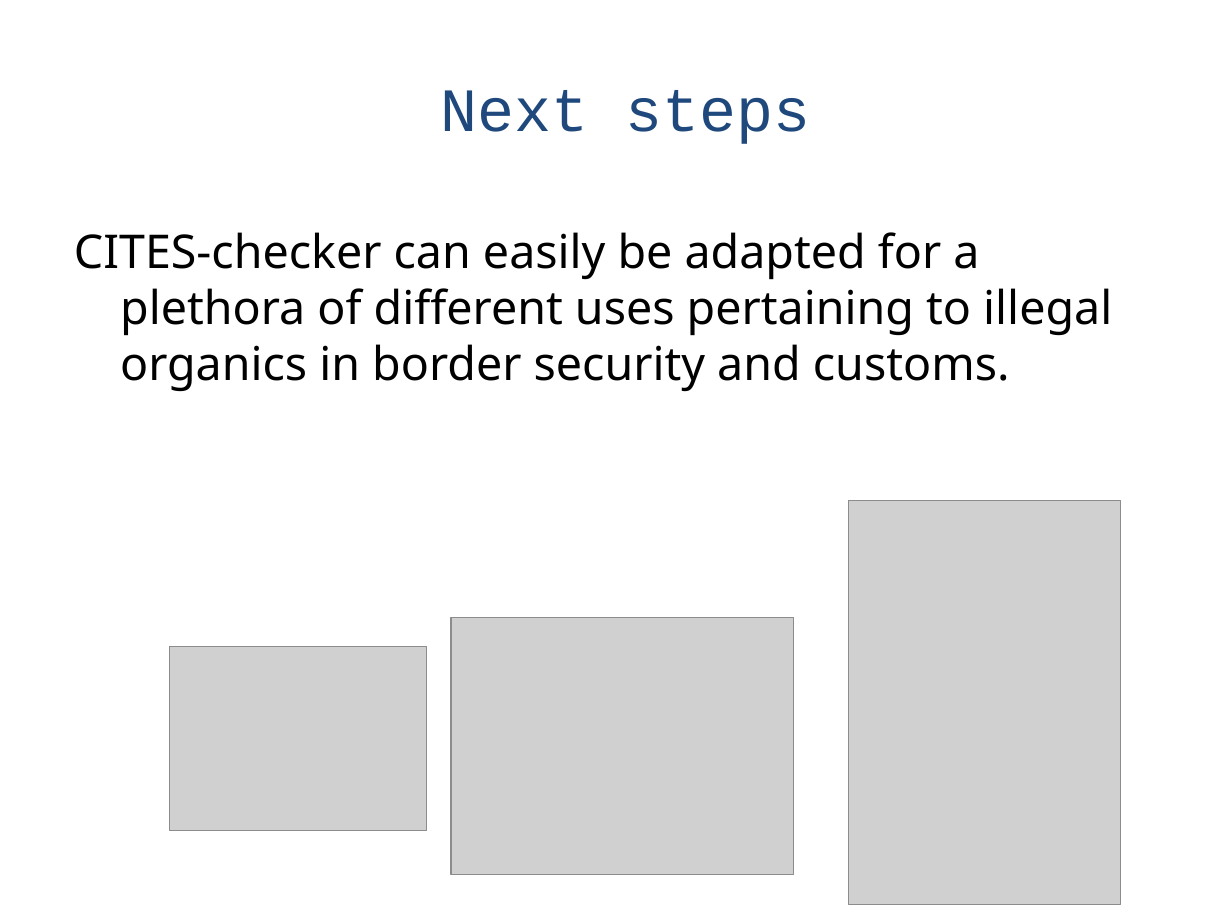
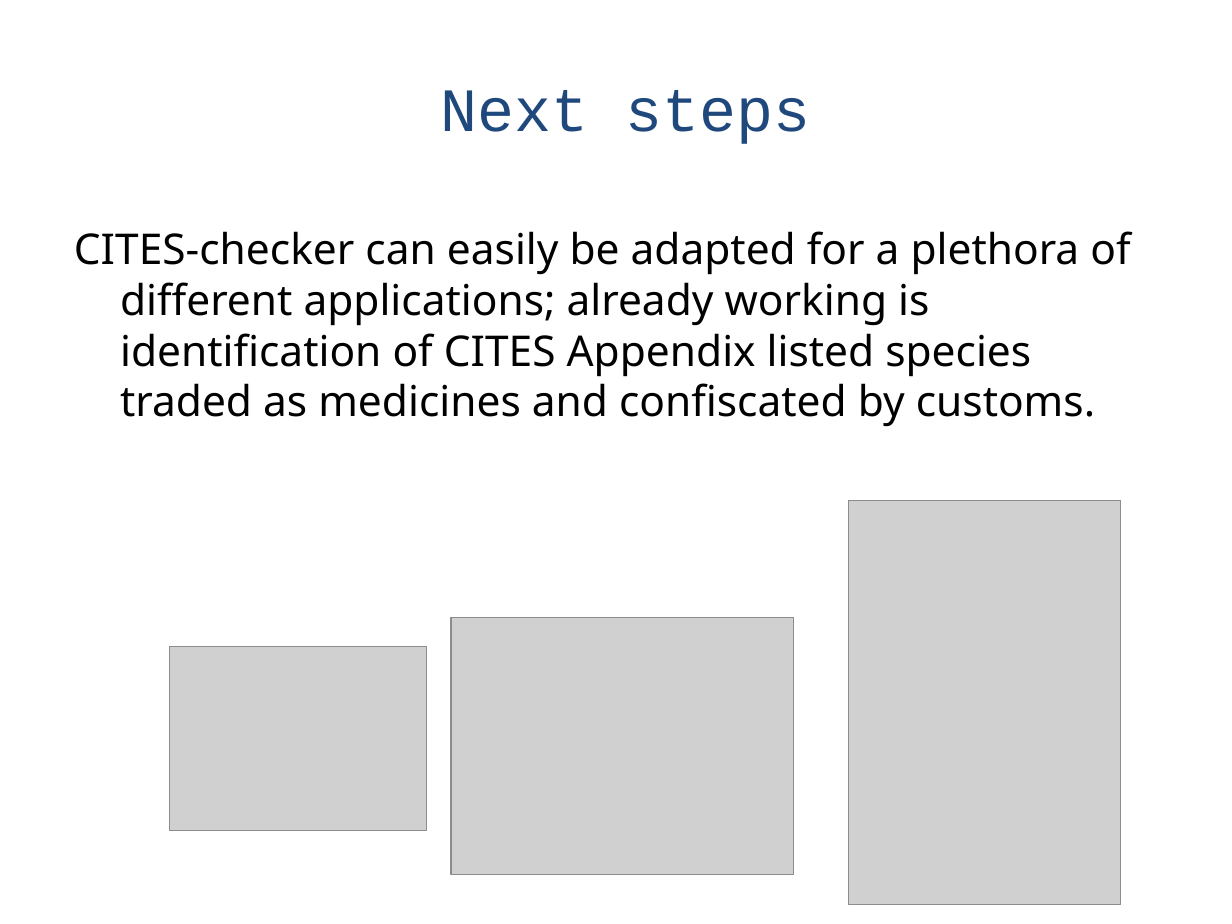
Before and after one commit to naturalis/HTS-barcode-checker, a slide deck: slide 27 of doc/presentationV4.pptx (slide 23 before the commit). Drawn at 1232x924 pixels with LibreOffice and Linux fonts; fonts in the diff are those of the drawing; grey boxes stand for pictures. Boxes give left, top, right and bottom in pixels: in the first picture for what was removed or moved away, otherwise in the second. Text is boxed around its words. In the diff, an @@ line names an element or a change of style, - is before the commit and + after.

```diff
--- a/doc/presentationV4.pptx
+++ b/doc/presentationV4.pptx
@@ text at [74,231,1130,427]: text changed; size 27.2 to 24.8 pt @@
-CITES-checker can easily be adapted for a plethora of different uses pertaining to illegal organics in border security and customs.
+CITES-checker can easily be adapted for a plethora of different applications; already working is identification of CITES Appendix listed species traded as medicines and confiscated by customs.
```
Also in this commit, not shown: 17 other slides changed, 5 slides added, 2 other files.
